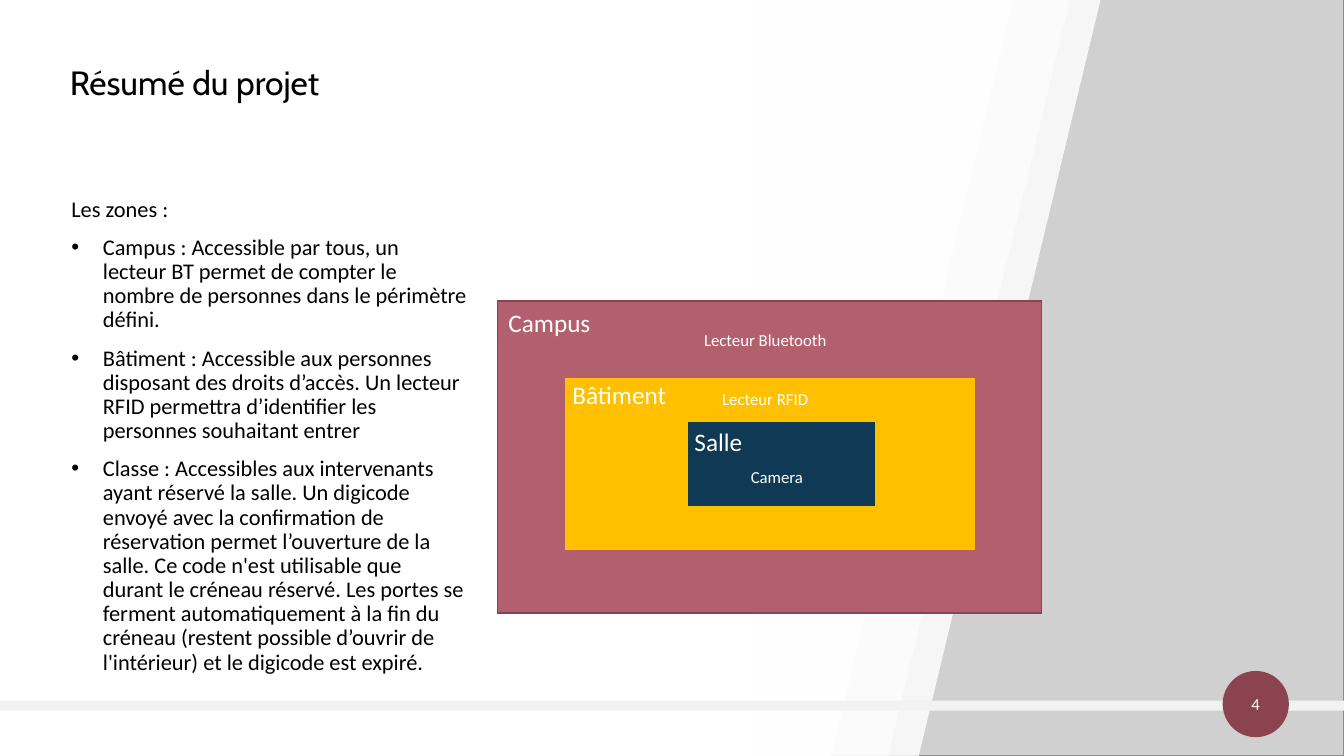
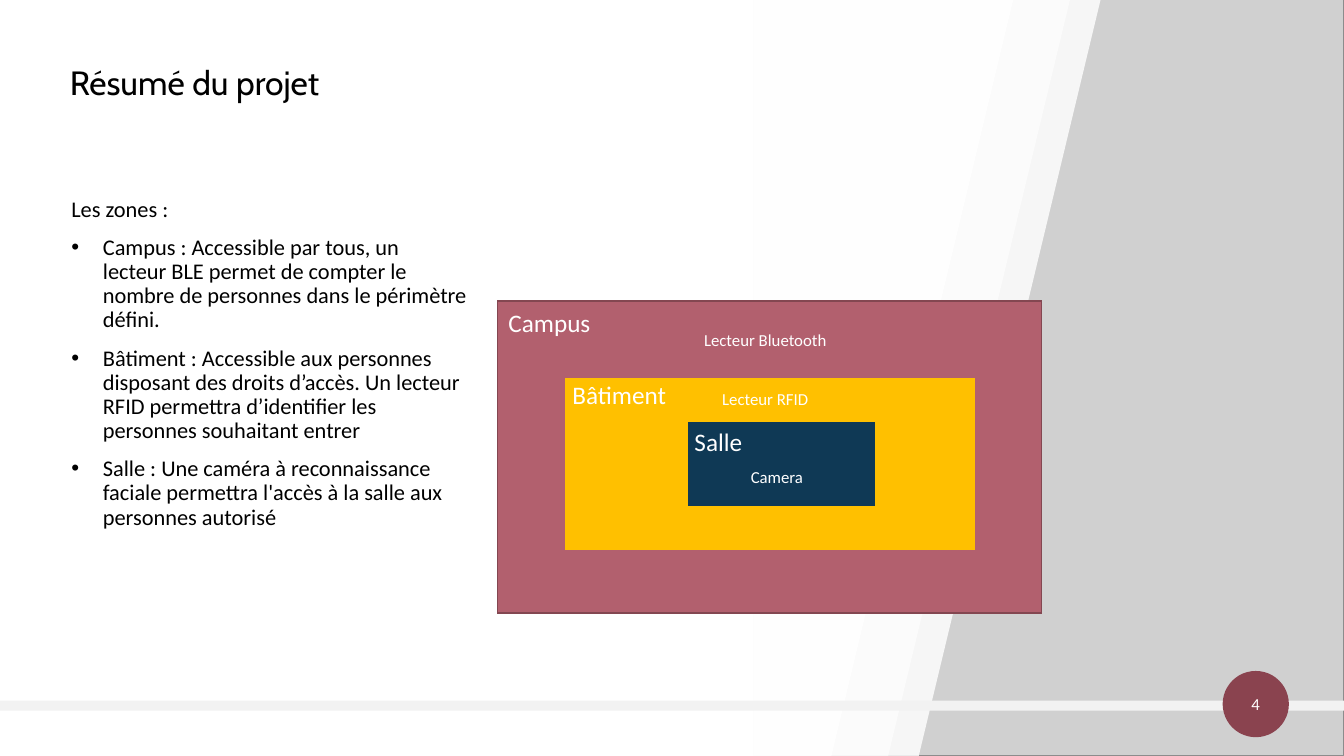
Before and after one commit to AlexandreSaxemard/GestionAccesBatiment, a slide deck: slide 4 of Docs/Gestion des accès au bâtiment.pptx. Drawn at 1344x756 pixels with LibreOffice and Linux fonts; fonts in the diff are those of the drawing; grey boxes stand for pictures. Boxes give left, top, right and bottom in pixels: in the first picture for what was removed or moved away, otherwise in the second. Text is boxed around its words. In the diff, an @@ line names an element or a change of style, - is before the commit and + after.

```diff
--- a/Docs/Gestion des accès au bâtiment.pptx
+++ b/Docs/Gestion des accès au bâtiment.pptx
@@ text at [103, 239, 467, 327]: text changed @@
-• Campus : Accessible par tous, un lecteur BT permet de compter le nombre de personnes dans le périmètre défini.
+• Campus : Accessible par tous, un lecteur BLE permet de compter le nombre de personnes dans le périmètre défini.
@@ text at [103, 460, 442, 529]: text changed @@
-• Classe : Accessibles aux intervenants ayant réservé la salle. Un digicode envoyé avec la confirmation de réservation permet l’ouverture de la salle. Ce code n'est utilisable que durant le créneau réservé. Les portes se ferment automatiquement à la fin du créneau (restent possible d’ouvrir de l'intérieur) et le digicode est expiré.
+• Salle : Une caméra à reconnaissance faciale permettra l'accès à la salle aux personnes autorisé
```
Also in this commit, not shown: 5 other slides changed.
